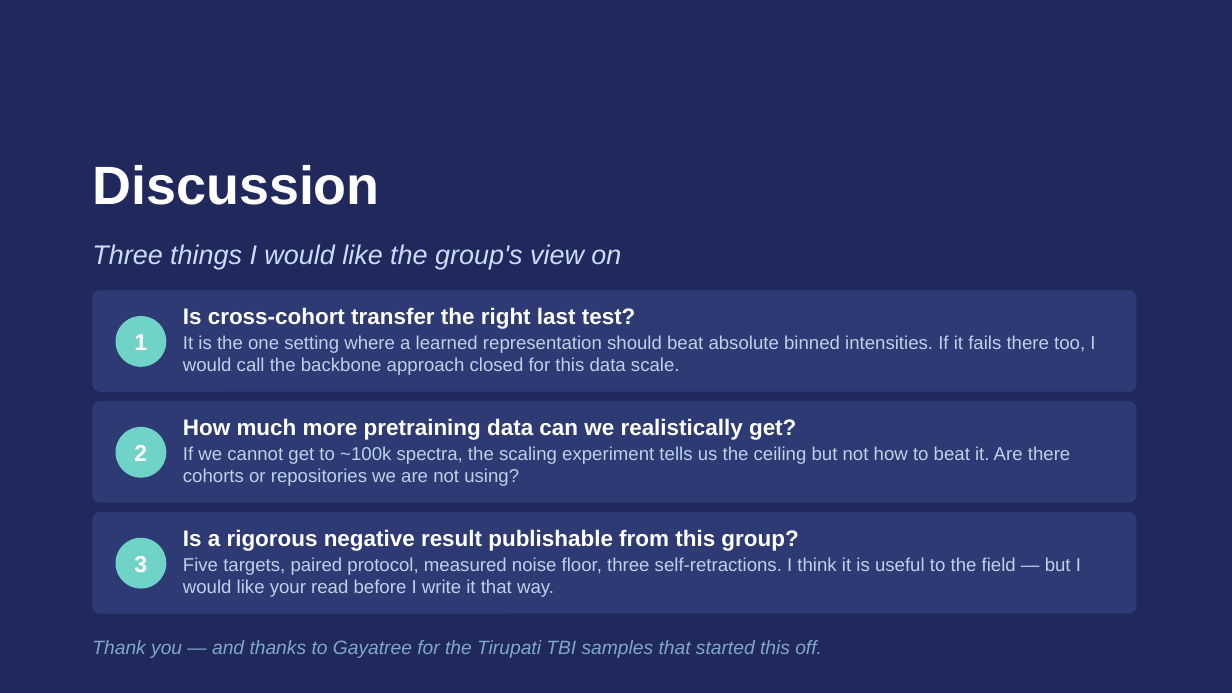
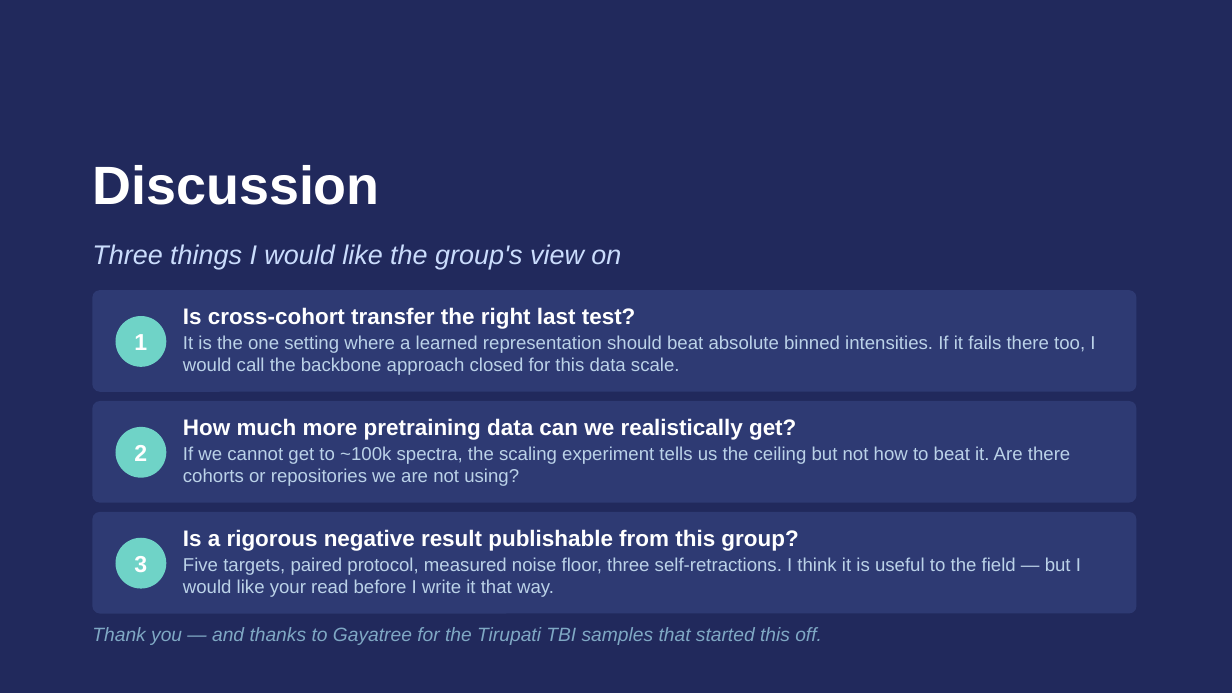
Before and after one commit to rama21094/NMR-Metabolomics-Foundational-Model, a slide deck: slide 29 of docs/Group_Meeting_2026-08-10.pptx. Drawn at 1232x693 pixels with LibreOffice and Linux fonts; fonts in the diff are those of the drawing. Boxes give left, top, right and bottom in pixels: in the first picture for what was removed or moved away, otherwise in the second. Text is boxed around its words. In the diff, an @@ line names an element or a change of style, - is before the commit and + after.

```diff
--- a/docs/Group_Meeting_2026-08-10.pptx
+++ b/docs/Group_Meeting_2026-08-10.pptx
@@ text "Thank you — and thanks ...": place and size @@
-text "Thank you — and thanks ..." at bbox=[92, 640, 822, 658]
+text "Thank you — and thanks ..." at bbox=[92, 627, 822, 645]
```
Also in this commit, not shown: 4 other files.
